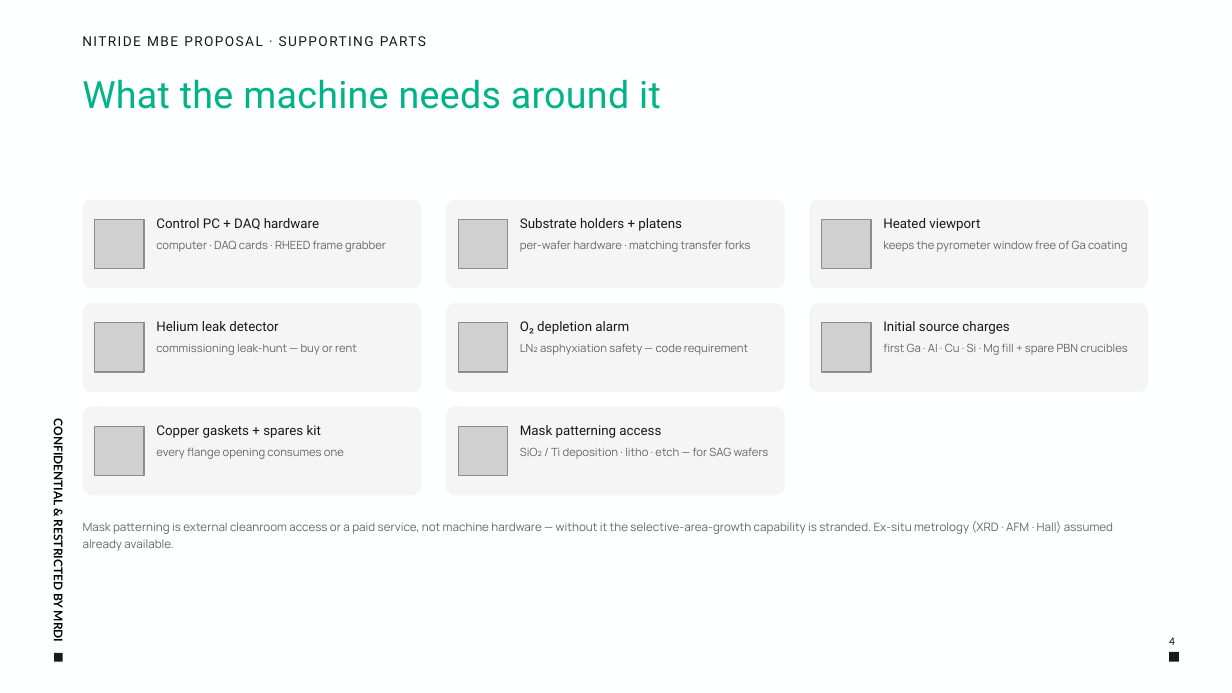
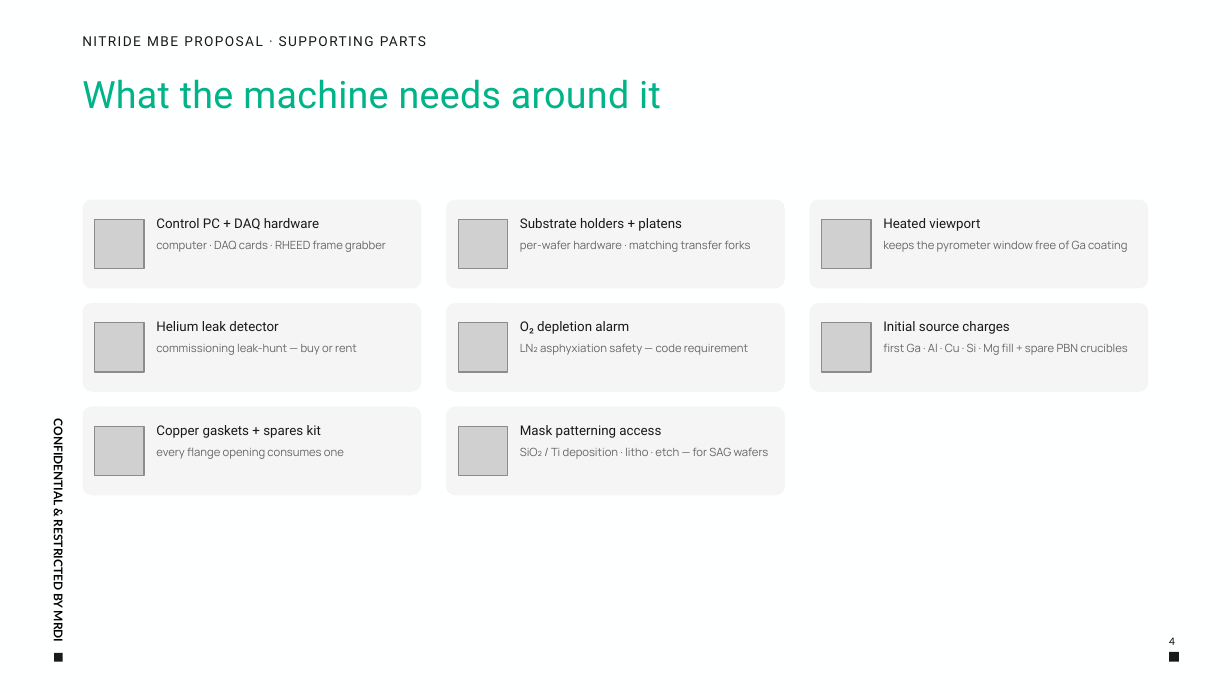
Before and after one commit to jiaowh/rig, a slide deck: slide 4 of Self-built_nitride_MBE_proposal_v3.pptx. Drawn at 1232x693 pixels with LibreOffice and Linux fonts; fonts in the diff are those of the drawing; grey boxes stand for pictures; background and template pictures are left out. Boxes give left, top, right and bottom in pixels: in the first picture for what was removed or moved away, otherwise in the second. Text is boxed around its words. In the diff, an @@ line names an element or a change of style, - is before the commit and + after.

```diff
--- a/Self-built_nitride_MBE_proposal_v3.pptx
+++ b/Self-built_nitride_MBE_proposal_v3.pptx
@@ text removed at <box>83,521,1113,551</box> @@
-Mask patterning is external cleanroom access or a paid service, not machine hardware — without it the selective-area-growth capability is stranded. Ex-situ metrology (XRD · AFM · Hall) assumed already available.
```
Also in this commit, not shown: 2 other slides changed, 2 other files.
